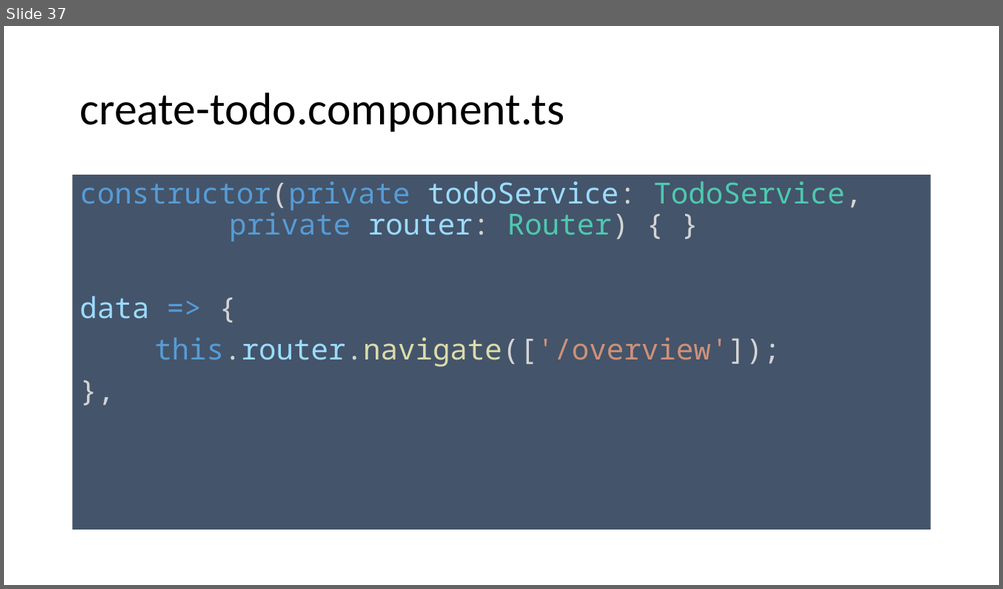
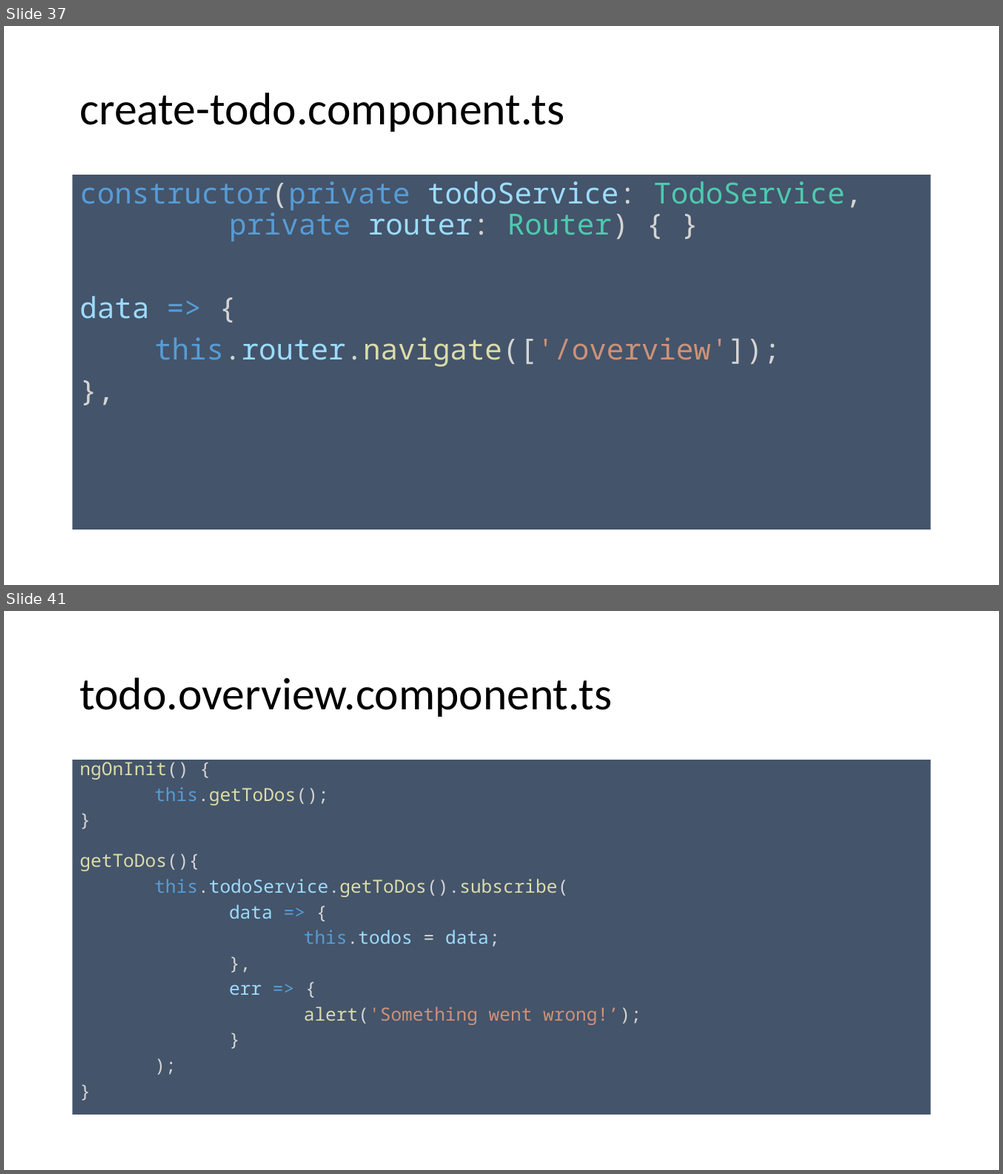
Before and after one commit to spirit-coding/todo-app-aj33349, a slide deck: Angular2.pptx. Shown one above the other, each under a label of ours: slide 37 before the commit, slides 37 and 41 after it; the slides between them are not shown. The pictures are 1003x589 and 1003x1174 pixels, drawn with LibreOffice and Linux fonts; fonts in the diff are those of the drawing. Boxes give left, top, right and bottom in pixels: in the first picture for what was removed or moved away, otherwise in the second. Text is boxed around its words. In the diff, an @@ line names an element or a change of style, - is before the commit and + after.

```diff
--- a/Angular2.pptx
+++ b/Angular2.pptx
@@ slide 41 added at [4,611,999,1170], background #FFFFFF @@
@@ title added at [79,678,612,717], 44 pt, text #000000 @@
+todo.overview.component.ts
@@ text added at [73,760,930,1116], fill #44546A, 17.5 pt, text #DCDCAA @@
+ngOnInit() {
+this.getToDos();
+}
+getToDos(){
+this.todoService.getToDos().subscribe(
+data => {
+this.todos = data;
+},
+err => {
+alert('Something went wrong!’);
+}
+);
+}
```
Also in this commit, not shown: 2 slides changed, 6 other slides added, 1 slide removed.
